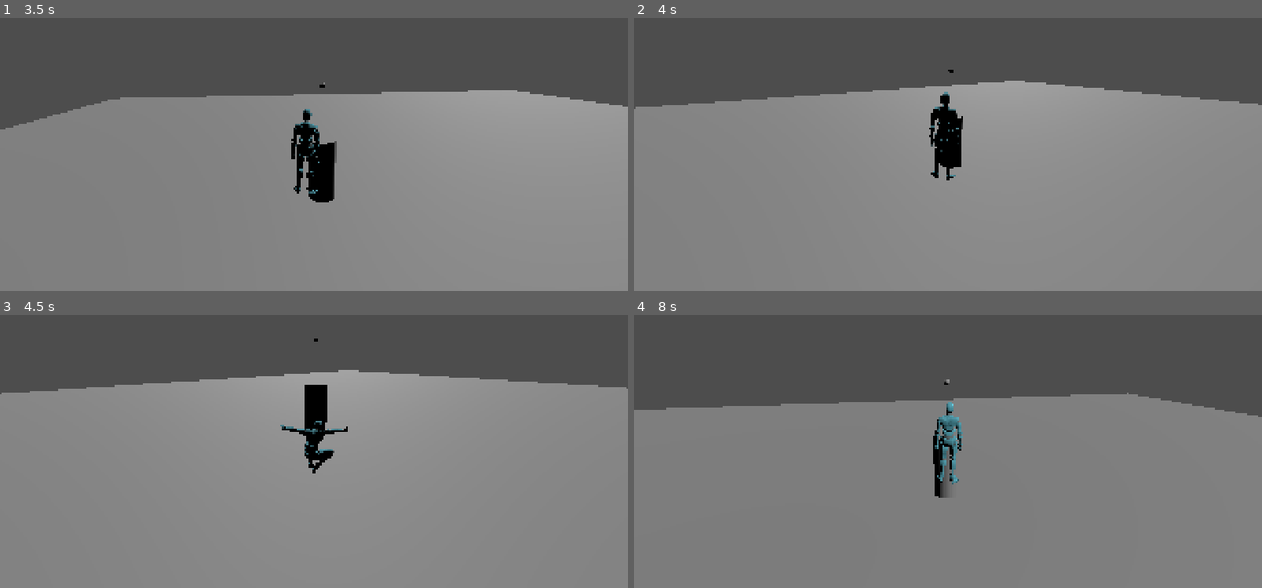
Above: before the commit, frames 1-4 (two rows, left to right).
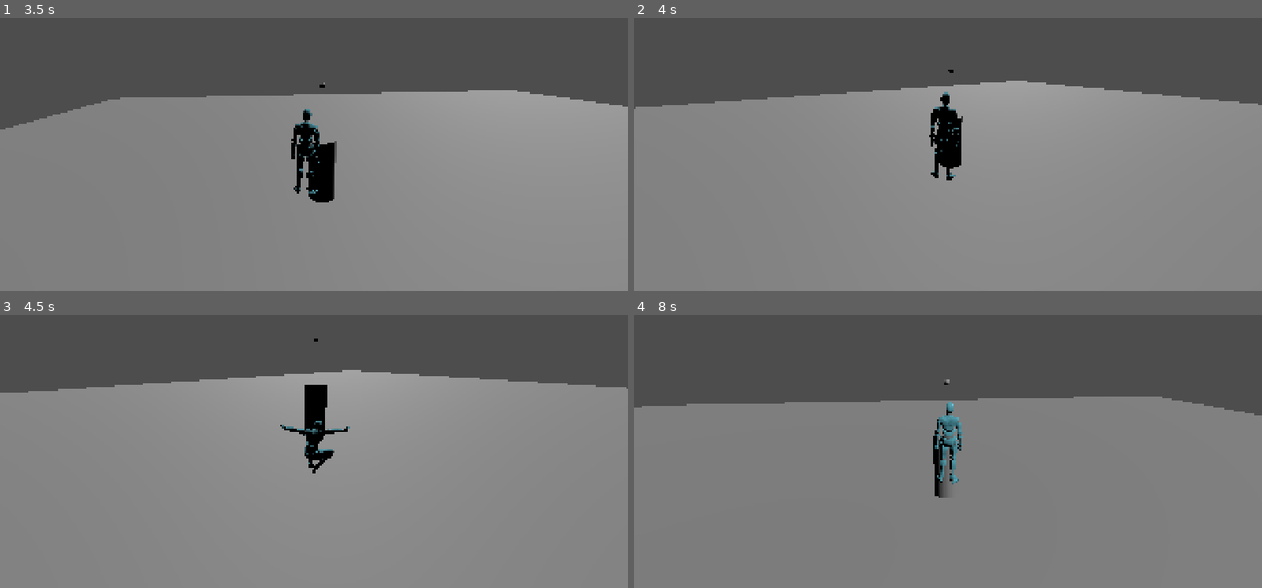
Above: after the commit, the same moments.

Repository: shroomiemies/GodscarCombatLab
Game: Godot game, scene res://scenes/tests/TestArena_Main.tscn
Same seed, same stepped clock (60 frames per second), same inputs: the game is played once before the commit and once after it.
Inputs (mouse positions are in pixels of both pictures, inside the frame that each line leads up to):
- Up to frame 1 (3.5 s): tap Enter at 0.5 s; move the mouse to (307, 119) at 0.52 s; press the mouse at (307, 119) at 0.53 s; hold W (move_forward) 0.53-2.78 s; tap Space (jump) at 0.77, 1.52, 3.02 s; move the mouse to (357, 119) at 1.27 s; release the mouse at (357, 119) at 1.28 s; tap Middle mouse button (attack_offhand) at 1.35 s; move the mouse to (263, 110) at 2.02 s; hold Tab (lock_on) 2.03-2.78 s; move the mouse to (320, 113) at 2.77 s; hold A (move_left) from 2.78 s (still down); tap Shift (sprint) at 2.85 s
- Up to frame 2 (4 s): move the mouse to (922, 108) at 3.52 s; release A (move_left) at 3.53 s; hold W (move_forward) from 3.53 s (still down); hold Mouse wheel up (weapon_next) from 3.53 s (still down); tap Space (jump) at 3.77 s
- Up to frame 3 (4.5 s): keep holding W (move_forward); move the mouse to (345, 410) at 4.27 s; release Mouse wheel up (weapon_next) at 4.28 s; tap Mouse wheel down (weapon_previous) at 4.35 s
- Up to frame 4 (8 s): tap Space (jump) at 4.52, 6.02, 6.77, 7.52 s; move the mouse to (916, 413) at 5.02 s; hold 1 (weapon_style_1) 5.03-5.78 s; move the mouse to (960, 405) at 5.77 s; release W (move_forward) at 5.78 s; hold D (move_right) 5.78-6.53 s; tap 2 (weapon_style_2) at 5.85 s; move the mouse to (941, 416) at 6.52 s; hold 3 (weapon_style_3) 6.53-7.28 s; hold W (move_forward) from 6.53 s (still down); move the mouse to (991, 416) at 7.27 s; tap 4 (weapon_style_4) at 7.35 s

Frame 1 is identical in both runs. In frame 2, less than 0.1% of the frame differs, in the area x 42-85%, y 22-60%; in frame 3, less than 0.1%; in frame 4, 0.7%, in the area x 0-100%, y 28-67%.

Commit message:
correct disable sprint conditions

Diff:
--- a/scripts/actor/Player.gd
+++ b/scripts/actor/Player.gd
@@ -79,7 +79,7 @@
 	if event.is_action_pressed("sprint"):
 		_enable_sprint()
 
-	if event.is_action_released("move_forward"):
+	if event.is_action_released("move_forward") or event.is_action_released("move_left") or event.is_action_released("move_right") or event.is_action_released("move_backward"):
 		_disable_sprint()
 
 	if event.is_action_pressed("walk"):
